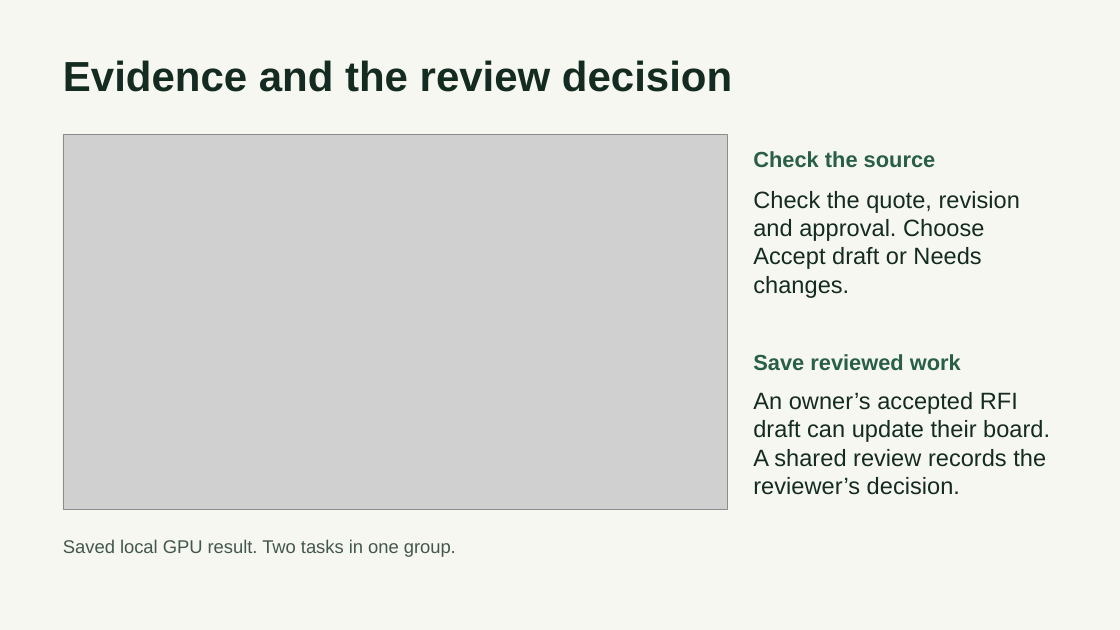
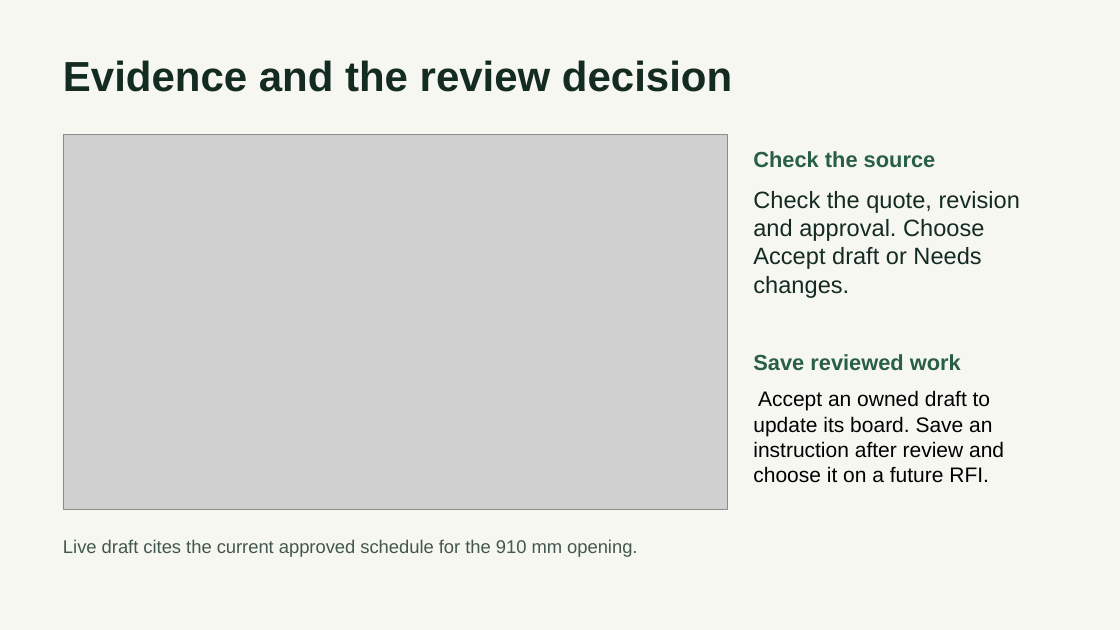
Before and after one commit to AnthonyFald/capstone-grp2, a slide deck: slide 6 of documents/demo-3/Demo 3 Presentation.pptx (slide 5 before the commit). Drawn at 1120x630 pixels with LibreOffice and Linux fonts; fonts in the diff are those of the drawing; grey boxes stand for pictures. Boxes give left, top, right and bottom in pixels: in the first picture for what was removed or moved away, otherwise in the second. Text is boxed around its words. In the diff, an @@ line names an element or a change of style, - is before the commit and + after.

Commit message:
Verify live Demo 3 RFI guidance and follow-up workflow

```diff
--- a/documents/demo-3/Demo 3 Presentation.pptx
+++ b/documents/demo-3/Demo 3 Presentation.pptx
@@ text at <box>753,390,1004,483</box>: text changed; size 20.2 to 18 pt; text colour #142B22 to #000000 @@
-An owner’s accepted RFI draft can update their board. A shared review records the reviewer’s decision.
+Accept an owned draft to update its board. Save an instruction after review and choose it on a future RFI.
@@ text at <box>63,539,637,557</box>: text changed @@
-Saved local GPU result. Two tasks in one group.
+Live draft cites the current approved schedule for the 910 mm opening.
```
Also in this commit, not shown: 2 other slides changed, 2 slides added, 1 slide removed, 10 other files.
